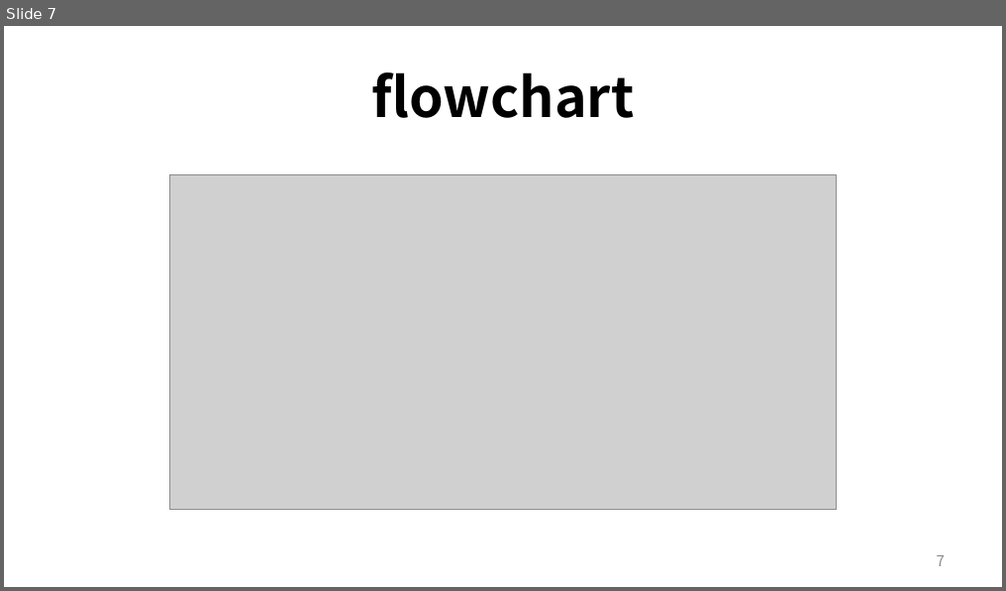
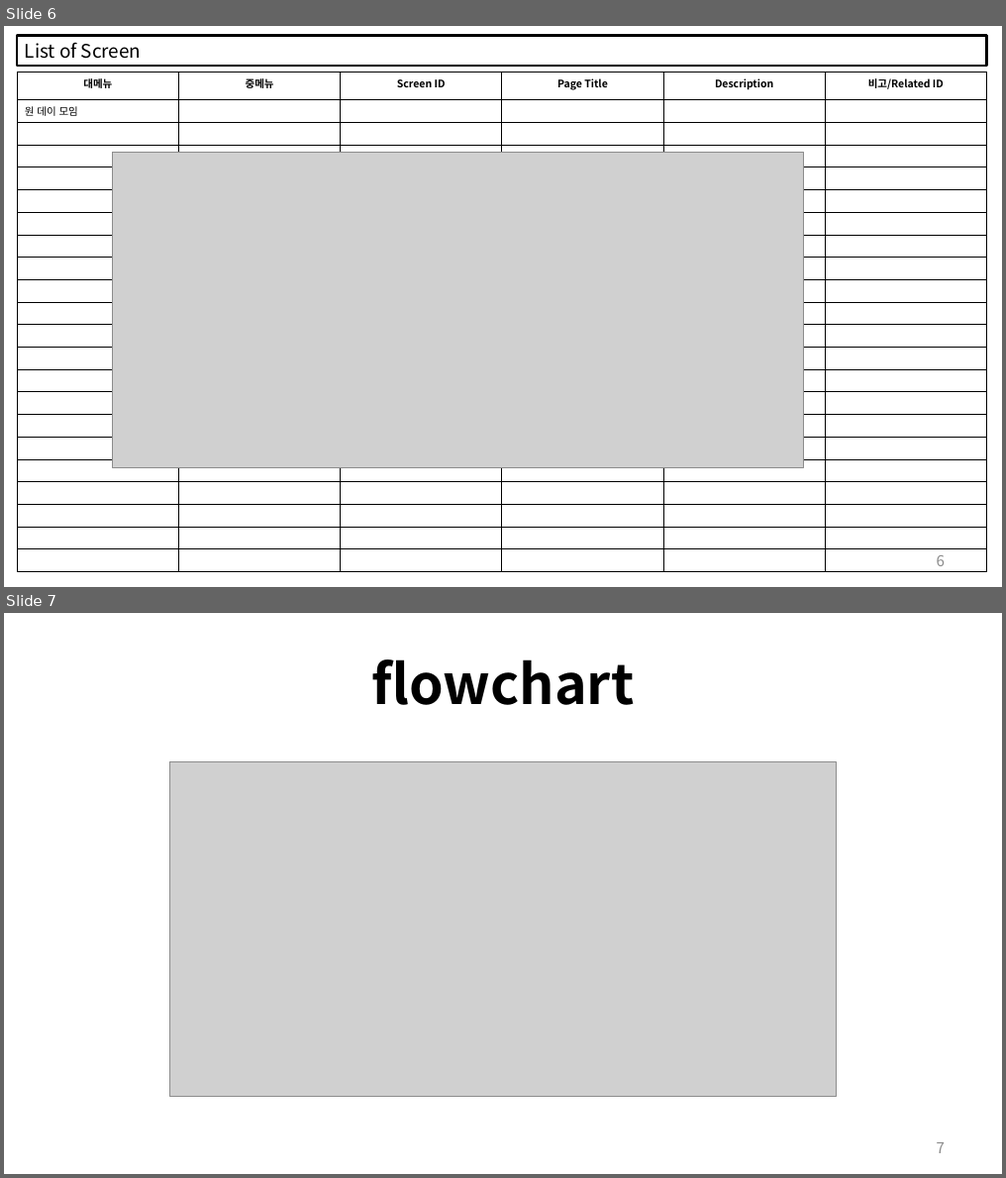
Before and after one commit to zizi3421/meeting_site_project01, a slide deck: PPT/웹 스토리보드.pptx. Shown one above the other, each under a label of ours: slide 7 before the commit, slides 6 and 7 after it. The pictures are 1006x591 and 1006x1178 pixels, drawn with LibreOffice and Linux fonts; fonts in the diff are those of the drawing; grey boxes stand for pictures. Boxes give left, top, right and bottom in pixels: in the first picture for what was removed or moved away, otherwise in the second. Text is boxed around its words. In the diff, an @@ line names an element or a change of style, - is before the commit and + after.

```diff
--- a/PPT/웹 스토리보드.pptx
+++ b/PPT/웹 스토리보드.pptx
@@ slide 6 added at (4, 26, 1002, 587), background #FFFFFF @@
@@ rectangle added at (18, 36, 987, 66), outline #000000 2.25 pt @@
@@ title added at (25, 42, 141, 59), 18 pt, text #000000 @@
+List of Screen
@@ table added at (18, 72, 988, 548), 22 rows, 6 columns @@
+대메뉴 | 중메뉴 | Screen ID | Page Title | Description | 비고/Related ID
+원 데이 모임 |  |  |  |  | 
+ |  |  |  |  | 
+ |  |  |  |  | 
+ |  |  |  |  | 
+ |  |  |  |  | 
+ |  |  |  |  | 
+ |  |  |  |  | 
+ |  |  |  |  | 
+ |  |  |  |  | 
+ |  |  |  |  | 
+ |  |  |  |  | 
+ |  |  |  |  | 
+ |  |  |  |  | 
+ |  |  |  |  | 
+ |  |  |  |  | 
+ |  |  |  |  | 
+ |  |  |  |  | 
+ |  |  |  |  | 
+ |  |  |  |  | 
+ |  |  |  |  | 
+ |  |  |  |  | 
@@ picture added at (112, 152, 804, 468) @@
@@ page number added at (937, 556, 944, 567), 14.4 pt, text #8C8C8C @@
+6
```
Also in this commit, not shown: 4 slides changed, 1 slide removed.
